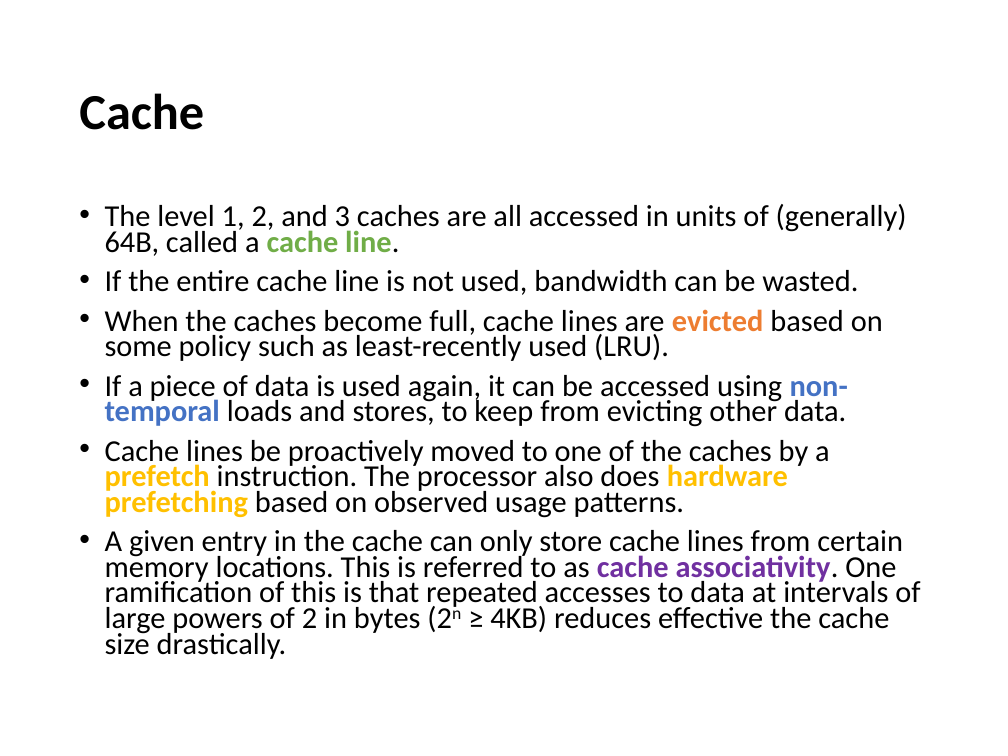
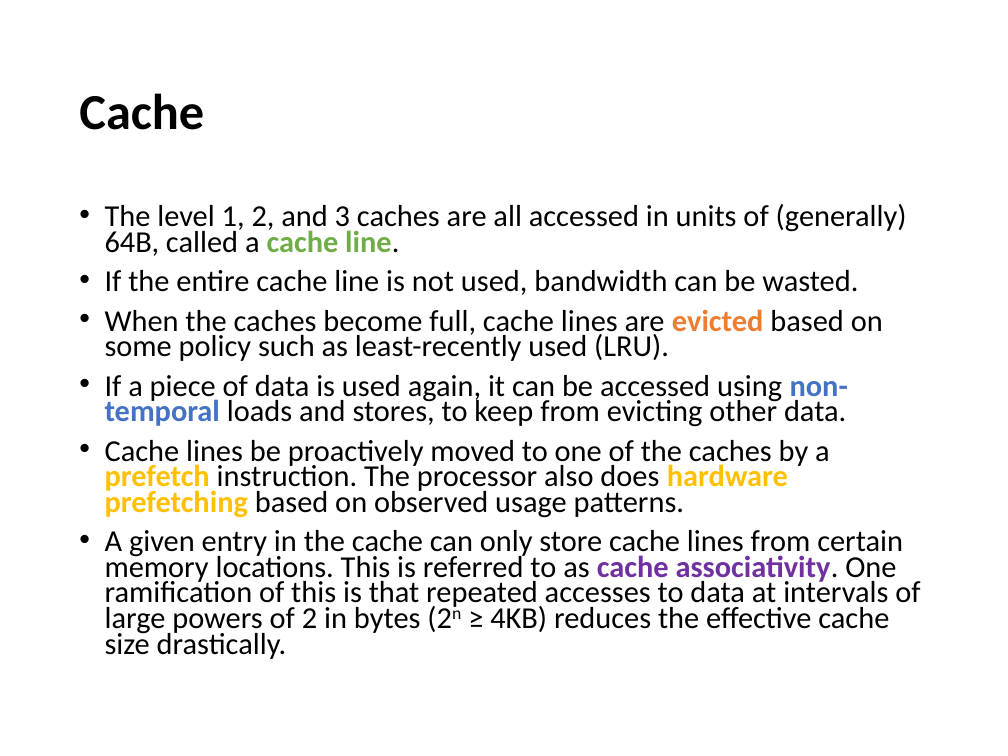
Before and after one commit to devinamatthews/molssi-sss-2017, a slide deck: slide 16 of lectures/architecture.pptx. Drawn at 1008x756 pixels with LibreOffice and Linux fonts; fonts in the diff are those of the drawing. Boxes give left, top, right and bottom in pixels: in the first picture for what was removed or moved away, otherwise in the second. Text is boxed around its words. In the diff, an @@ line names an element or a change of style, - is before the commit and + after.

```diff
--- a/lectures/architecture.pptx
+++ b/lectures/architecture.pptx
@@ text at box(105, 530, 920, 659): text changed @@
-• A given entry in the cache can only store cache lines from certain memory locations. This is referred to as cache associativity. One ramification of this is that repeated accesses to data at intervals of large powers of 2 in bytes (2n ≥ 4KB) reduces effective the cache size drastically.
+• A given entry in the cache can only store cache lines from certain memory locations. This is referred to as cache associativity. One ramification of this is that repeated accesses to data at intervals of large powers of 2 in bytes (2n ≥ 4KB) reduces the effective cache size drastically.
```
Also in this commit, not shown: 9 other slides changed, 14 slides added, 5 other files.
